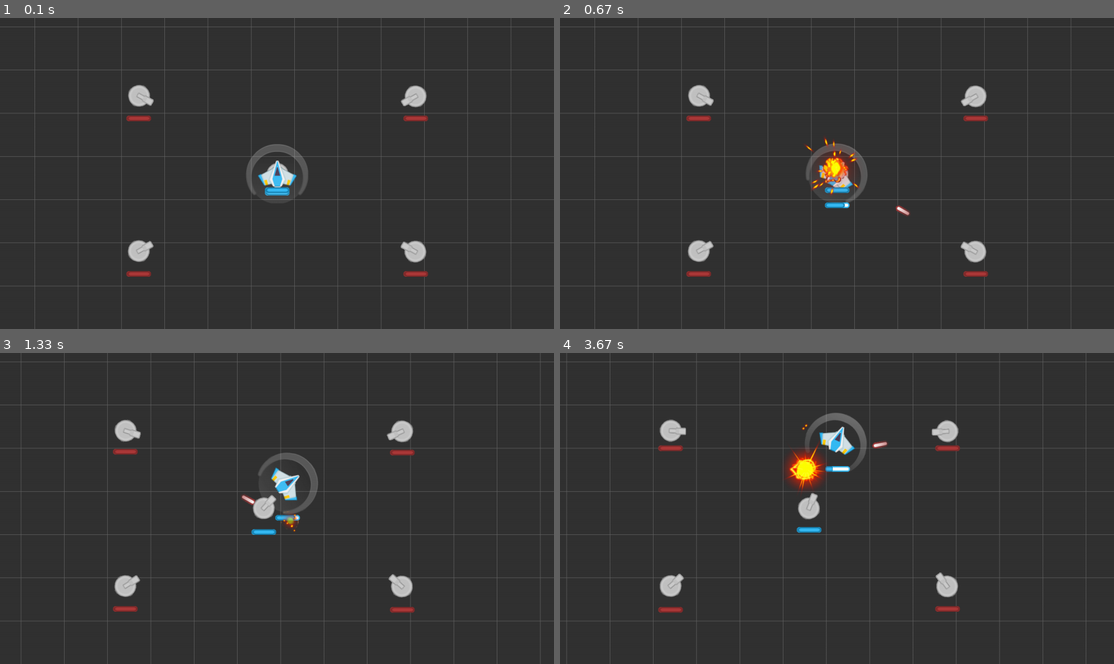
Above: before the commit, frames 1-4 (two rows, left to right).
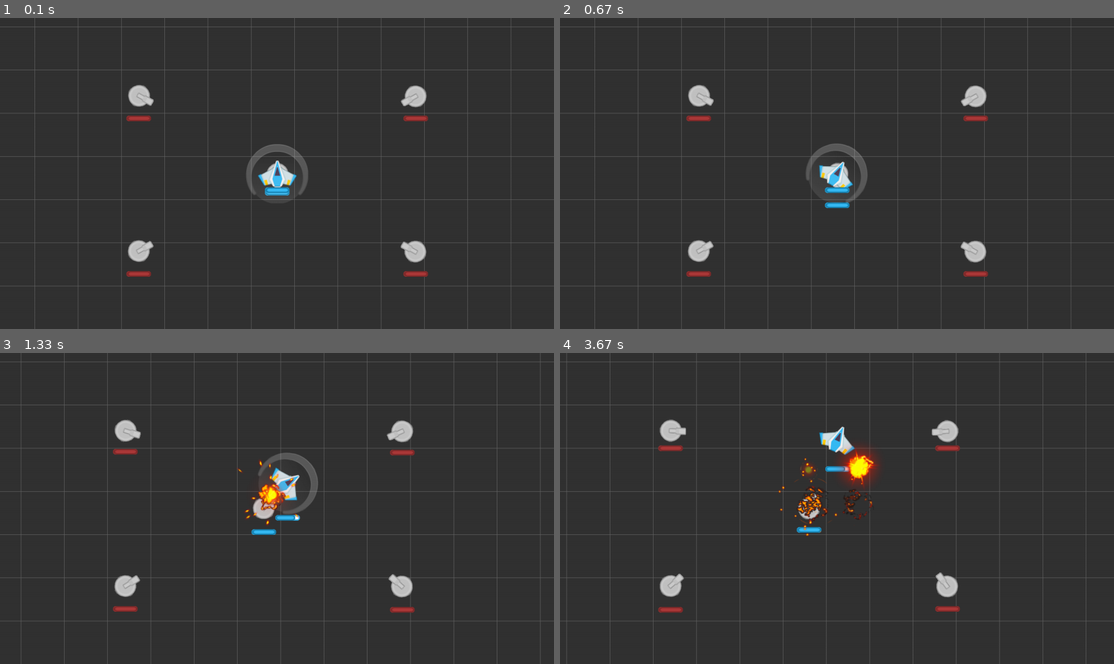
Above: after the commit, the same moments.

Repository: genericprogrammerdude/pygamengn
Game: pygame game, started from main.py
Same seed, same stepped clock (60 frames per second), same inputs: the game is played once before the commit and once after it.
Inputs:
- Up to frame 1 (0.1 s): no input
- Up to frame 2 (0.67 s): hold D from 0.33 s (still down)
- Up to frame 3 (1.33 s): release D at 0.8 s; hold W 0.83-1.13 s; hold D from 1.17 s (still down)
- Up to frame 4 (3.67 s): release D at 1.63 s; hold A 1.67-2.2 s; hold S 2.23-2.53 s; hold A 2.57-2.97 s; hold W 3-3.37 s; hold D from 3.4 s (still down)

Frame 1 is identical in both runs. In frame 2, 0.7% of the frame differs, in the area x 44-64%, y 38-64%; in frame 3, 0.6%; in frame 4, 2.4%, in the area x 39-60%, y 19-59%.

Commit message:
changed the fire freq and the laser image

Diff:
--- a/Assets/inventory.json
+++ b/Assets/inventory.json
@@ -17,7 +17,7 @@
         "turret_health_bar_fg": "Assets/SpaceShooterRedux/PNG/Lasers/laserRed02.png",
         "turret_health_bar_bg": "Assets/SpaceShooterRedux/PNG/Lasers/laserRed14.png",
         "turret_ship": "Assets/SpaceShooterRedux/PNG/Parts/cockpitRed_2.png",
-        "turret_projectile2" : "Assets/SpaceShooterRedux/PNG/Lasers/laserBlue06.png"
+        "turret_projectile2" : "Assets/SpaceShooterRedux/PNG/Lasers/laserBlue01.png"
     },
 
     "assets": {
@@ -100,7 +100,7 @@
         "PlayerProjectileMover": {
             "class_name": "MoverVelocity",
             "kwargs": {
-                "velocity": 800.0,
+                "velocity": 1200.0,
                 "velocity_decay_factor": 1.0,
                 "max_velocity": 800.0,
                 "angular_velocity": 0.0
@@ -112,7 +112,7 @@
                 "image:image": "turret",
                 "projectile_type": "EnemyTurretProjectile",
                 "scale": 1.25,
-                "fire_freq": 2000
+                "fire_freq": 2500
             },
             "attachments": [
                 {
--- a/turret.py
+++ b/turret.py
@@ -14,7 +14,7 @@
         self.projectile_type = projectile_type
         self.target = None
         self.fire_freq = fire_freq
-        self.time_since_last_fire = random.randint(0, fire_freq)
+        self.time_since_last_fire = 0
         self.enemies = enemies
 
     def set_target(self, target):
